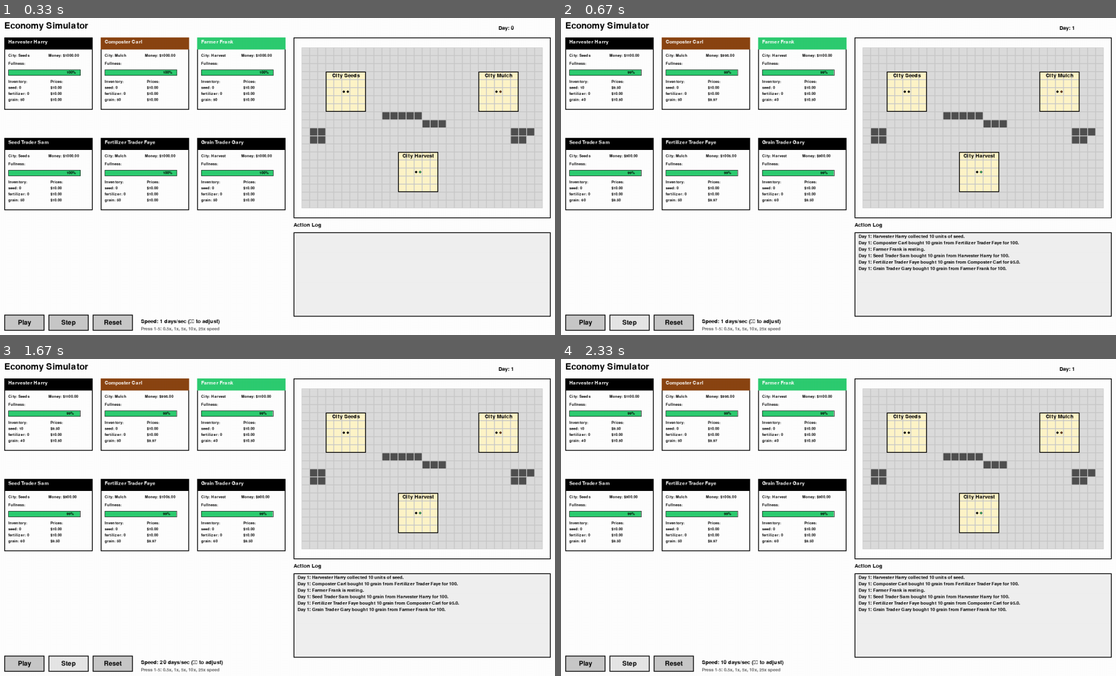
Above: before the commit, frames 1-4 (two rows, left to right).
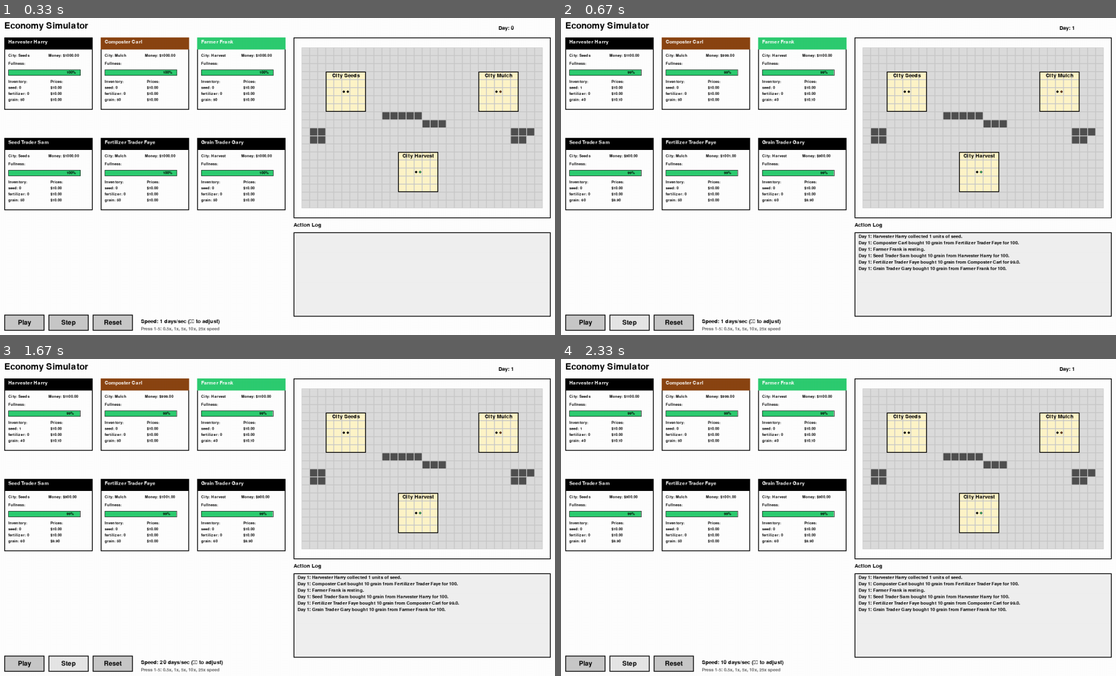
Above: after the commit, the same moments.

Repository: KentShikama/economy-simulator
Game: pygame game, started from economy-simulator-gui/pygame_gui.py
The game is run twice, just before and just after one commit, with the same random seed, the same clock (stepped at 60 frames per second) and the same inputs.
Inputs:
- Up to frame 1 (0.33 s): no input
- Up to frame 2 (0.67 s): click "Step" at 0.38 s
- Up to frame 3 (1.67 s): hold Up 0.67-1.13 s; tap 3 at 0.82 s; hold Down 1.17-1.47 s; tap 4 at 1.32 s; hold Up from 1.5 s (still down); tap 1 at 1.65 s
- Up to frame 4 (2.33 s): release Up at 1.87 s; hold Down 1.9-2.27 s; tap 3 at 2.05 s; hold Up from 2.3 s (still down)

Frame 1 is identical in both runs. In frame 2, 0.1% of the frame differs, in the area x 3-82%, y 11-78%; in frame 3, 0.1%; in frame 4, 0.1%.

Commit message:
Fix SeedCollector grain purchasing logic

Diff:
--- a/economy-simulator-gui/agents.py
+++ b/economy-simulator-gui/agents.py
@@ -9,7 +9,7 @@
 FULLNESS_ADDITION = 20
 
 # Price adjustment constants
-PRICE_ADJUSTMENT_RATE = 0.05
+PRICE_ADJUSTMENT_RATE = 0.01
 
 # Peddler inventory limit
 MAX_INVENTORY_PEDDLER = 100
@@ -24,8 +24,8 @@
 SURVIVAL_RESERVE = 100
 
 # Production amounts for collectors/creators
-SEED_COLLECTION_AMOUNT = 10
-FERTILIZER_PRODUCTION_AMOUNT = 10
+SEED_COLLECTION_AMOUNT = 1
+FERTILIZER_PRODUCTION_AMOUNT = 1
 
 
 class ActionType(Enum):
@@ -131,15 +131,6 @@
                 other_person.prices[item] *= (1 - PRICE_ADJUSTMENT_RATE)
             elif action_type == ActionType.SELL_REFUSED:
                 self.prices[item] *= (1 - PRICE_ADJUSTMENT_RATE)
-            elif action_type in [ActionType.PRODUCE, ActionType.COLLECT]:
-                self.prices[item] *= (1 - PRICE_ADJUSTMENT_RATE)
-            elif action_type == ActionType.GROW:
-                self.prices[item] *= (1 - PRICE_ADJUSTMENT_RATE)
-                self.prices['seed'] *= (1 + PRICE_ADJUSTMENT_RATE)
-                self.prices['fertilizer'] *= (1 + PRICE_ADJUSTMENT_RATE)
-
-        if self.fullness < 70:
-            self.prices['grain'] *= (1 + PRICE_ADJUSTMENT_RATE)
 
     def buy(self, item, other_people: List['Person']):
         # People can trade if they're in the same city (including None for traveling)
@@ -246,13 +237,15 @@
                 if self.inventory["grain"] > 0:
                     weights[i] = max(0, 80 - self.fullness, 9999 if self.fullness < 50 else 0)
             elif action == "buy_grain":
-                other_people_in_city_with_grain = [person for person in other_people_in_city if person.inventory["grain"] >= TRADE_UNIT_SIZE]
+                other_people_in_city_with_grain = [person for person in other_people_in_city if
+                                                   person.inventory["grain"] >= TRADE_UNIT_SIZE]
                 if other_people_in_city_with_grain:
                     seller = min(other_people_in_city_with_grain, key=lambda x: x.prices["grain"])
                     can_afford = self.money >= seller.prices["grain"] * TRADE_UNIT_SIZE
-                    is_not_full = self.fullness < 100
-                    if can_afford and is_not_full:
-                        weights[i] = (100 - self.fullness)
+                    if can_afford:
+                        # Buy grain if below survival reserve
+                        grain_deficit = max(0, SURVIVAL_RESERVE - self.inventory["grain"])
+                        weights[i] = grain_deficit // TRADE_UNIT_SIZE
             elif action == "sell_seed":
                 if self.inventory["seed"] >= TRADE_UNIT_SIZE:
                     weights[i] = 1  # TODO: Think harder
@@ -297,7 +290,6 @@
                     seller = min(other_people_in_city_with_grain, key=lambda x: x.prices["grain"])
                     can_afford = self.money >= seller.prices["grain"] * TRADE_UNIT_SIZE
                     if can_afford:
-                        # Buy grain if below survival reserve
                         grain_deficit = max(0, SURVIVAL_RESERVE - self.inventory["grain"])
                         weights[i] = grain_deficit // TRADE_UNIT_SIZE
             elif action == "sell_fertilizer":
Binary file changed: charts/01_agent_wealth.png
Binary file changed: charts/02_inventory_by_agent.png
Binary file changed: charts/03_prices_by_agent.png
Binary file changed: charts/04_agent_crisis_actions.png
Binary file changed: charts/05_peddler_travel.png
Binary file changed: charts/06_market_efficiency.png
Binary file changed: charts/07_supply_demand.png
Binary file changed: charts/08_agent_weights.png
